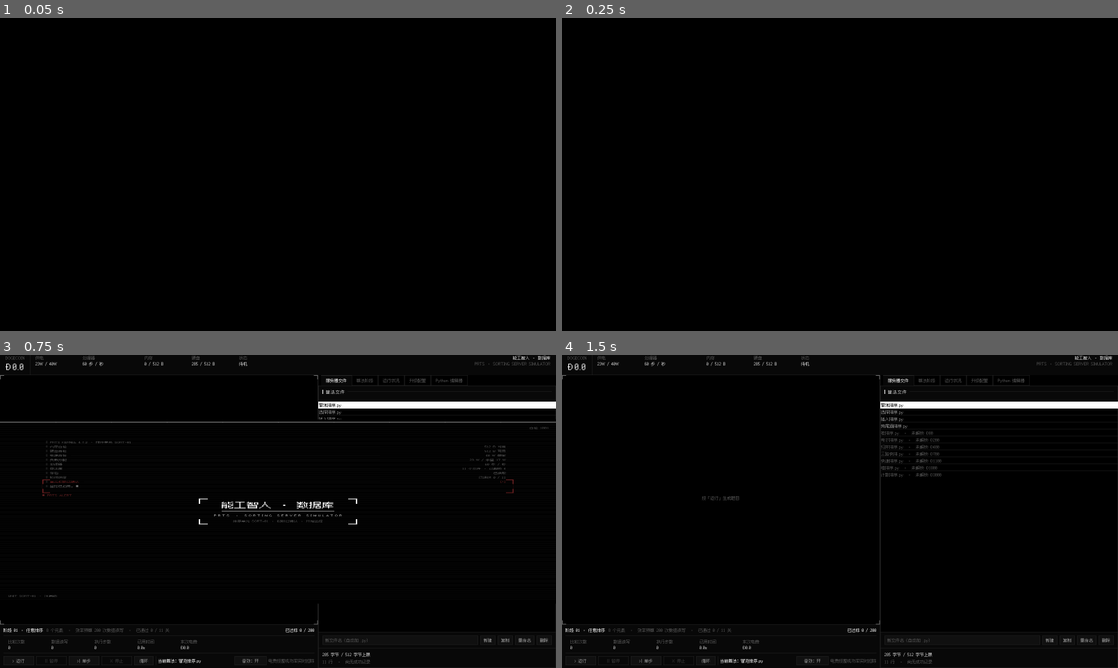
Above: before the commit, frames 1-4 (two rows, left to right).
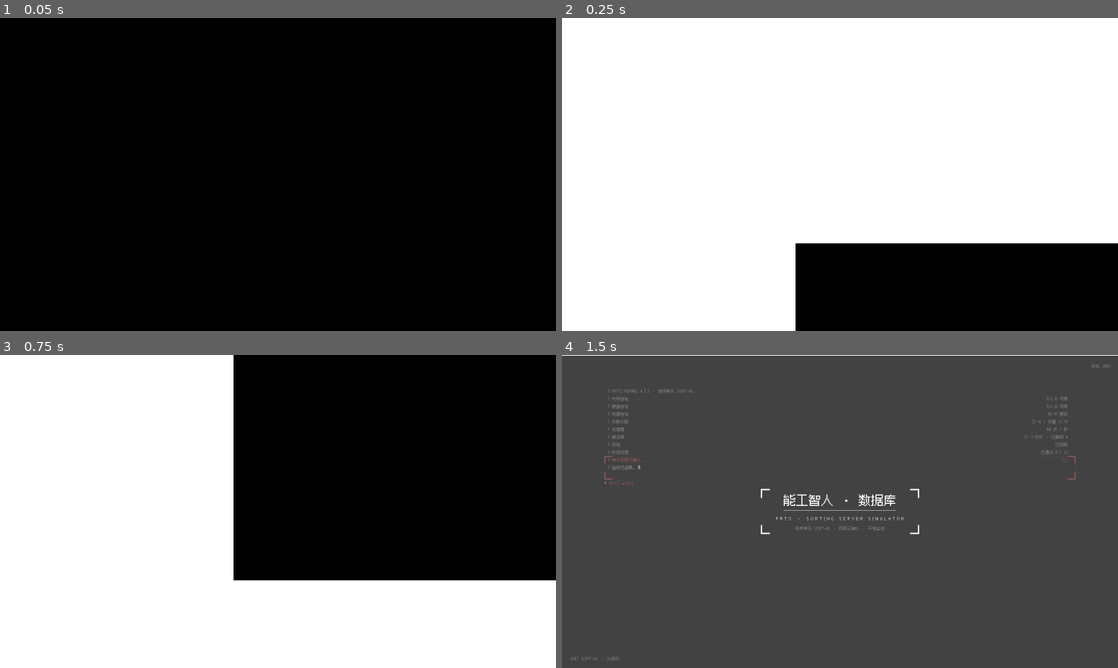
Above: after the commit, the same moments.

Repository: WWNNL/SORTING-SERVER-SIMULATOR
Game: Godot game, scene res://scenes/main.tscn
Same seed, same stepped clock (60 frames per second), same inputs: the game is played once before the commit and once after it.
Inputs (mouse positions are in pixels of both pictures, inside the frame that each line leads up to):
- Up to frame 1 (0.05 s): no input
- Up to frame 2 (0.25 s): no input
- Up to frame 3 (0.75 s): click (400, 639) at 0.52 s; type "12" at 0.6 s
- Up to frame 4 (1.5 s): tap Enter at 1.25, 1.35 s; move the mouse to (962, 495) at 1.27 s; hold Up from 1.28 s (still down); click (962, 495) at 1.42 s

Frame 1 is identical in both runs. In frame 2, 84% of the frame differs, in the area x 0-100%, y 0-100%; in frame 3, 60%; in frame 4, 99%.

Commit message:
feat: 登入界面——PRTS 接入终端，大色块翻色转场
流程变成三段：登入（你是谁、有没有权限）→ 自检（这台机器现在什么状态）
→ 界面。少了第一屏，玩家一开游戏就直接坐在控制台前，世界观里"要先接入
系统"这一层就没了。

画面是几块大色块拼出来的：左边一整块白色当招牌（PRTS + 编号条码），
右边黑底分三块信息区（单元 / 权限 / 运行记录 / 已通过，数字取自真实存档）。
出场和退场都是这几块**自己一块块翻色**：
- 出场：左块先白 → 右栏三块跟上（中间一整屏全白）→ 再一块块翻黑把版面刻出来
  → 内容落下 → 按钮亮起
- 退场：内容先清 → 一块块翻白（右下先白）→ 停一下 → 再一块块翻黑，
  最后交给自检（它从黑屏起步，接得上）
刻意不做淡入淡出：这套界面是硬边的，渐隐渐现立刻显得软——和 ErrorPopup 的
硬闪、开机动画的硬切是同一条规矩，这里把"硬"做成了大块面。

交互
- 键盘/手柄/触摸任意键登入；鼠标要按那个按钮（按钮是真控件，有自己的悬停反白）
- 出场没播完时按键只跳过出场，不算登入——那一下按下去是为了看这一屏，
  不该顺手把人送进自检
- 登入界面期间吃掉所有输入，底下的界面不会收到半截悬停状态
- 没有声音：这一段是静的，紧接着自检的低频嗡鸣才响起来

角标画法收敛到一处
- 新增 PrtsFrame.draw_brackets(CanvasItem, Rect2, ...)：开机动画和登入界面的
  角标位置每帧都在动（会拍入、会跟着色块走），挂不了控件，只能自己在 _draw 里画。
  以前开机动画里手抄过一份，就抄错了下面两个角；现在 PrtsFrame._draw 自己也走
  这一份，形状只有一个来源
- 静态函数收 CanvasItem 而不是在类里画，就是为给这两处用

时间轴
- 单帧最多推进 0.1 秒（MAX_STEP_DELTA）：异常长的一帧（拖窗口、系统卡顿、
  外部阻塞）会把整段时间轴一次性推过去，动画"闪一下就没了"。
  和 Main 里给 VM 步进预算截断 delta 是同一个道理

实测发现并修掉的
- _block_color 只写了出场和退场两支，就绪时掉进退场的时间轴，整屏被算成黑——
  左白块消失，白底上的黑字全看不见
- 右栏的小标题和角标在整屏全白那一瞬间还画着，浅灰浮在白底上像印错了一层
- 三块白拼齐和第一块翻黑写成了同一个时刻，整屏全白只有 0 秒——白拼得再齐
  玩家也看不到那一下
- 右上角的时钟只在出场相位画，一进就绪就没了（像画面掉了一块）

新增 tests/test_login.gd：分块拼满整屏且互不重叠（留缝会透出底下的主界面）、
相位时长与顺序、状态机（出场期间登入不生效）、文案跟着存档走。

Diff:
--- a/scripts/ui/boot_sequence.gd
+++ b/scripts/ui/boot_sequence.gd
@@ -61,6 +61,11 @@
 ]
 
 
+## 单帧最多按多少秒推进。异常长的一帧（拖窗口、系统卡顿、外部阻塞）会把整段
+## 时间轴一次性推过去——自检"闪一下就没了"、登入直接跳过整段转场。
+## 宁可慢一点，也不要跳（和 Main 里给 VM 步进预算截断 delta 是同一个道理）。
+const MAX_STEP_DELTA := 0.10
+
 ## 故障窗口的时刻是**算**出来的（落在某几行的落字瞬间上），见 _schedule_glitches
 const GLITCH_SPAN := [0.14, 0.10, 0.30]   ## 三处故障各自的时长
 ## 乱码用的字符。只用 ASCII：点阵中文字体里没有制表符和方块，
@@ -127,7 +132,7 @@
 
 
 func _process(delta: float) -> void:
-	advance(delta)
+	advance(minf(delta, MAX_STEP_DELTA))
 
 
 ## 推进时间轴。_process 只是转调它，测试可以直接按秒推进，不用等真实帧。
@@ -481,29 +486,6 @@
 		y += 3.0
 
 
-## 四角 L 形角标。和 PrtsFrame 同一个形状，但这里要按矩形随手画（见该类说明）。
-##
-## 每个角是"一条贴边的横臂 + 一条贴边的竖臂"。横臂的 y 必须用**边线减厚度**
-## （下边就是 bottom - thick），不能写成"下边 - 臂长"——那样下面两个角的横臂
-## 会浮到角上方 20 多像素，和竖臂接不上，看起来就是"下面的角错位了"。
-func _draw_brackets(r: Rect2, blen: float, thick: float, color: Color) -> void:
-	var left := r.position.x
-	var top := r.position.y
-	var right := r.position.x + r.size.x
-	var bottom := r.position.y + r.size.y
-	for seg in [
-		Rect2(left, top, blen, thick),
-		Rect2(left, top, thick, blen),
-		Rect2(right - blen, top, blen, thick),
-		Rect2(right - thick, top, thick, blen),
-		Rect2(left, bottom - thick, blen, thick),
-		Rect2(left, bottom - blen, thick, blen),
-		Rect2(right - blen, bottom - thick, blen, thick),
-		Rect2(right - thick, bottom - blen, thick, blen),
-	]:
-		draw_rect(seg, color)
-
-
 ## 点线：把项目名和右边的结果连起来。用 1px 点而不是虚线字符——
 ## 字符宽度在比例字体里对不齐列，点线能精确控制到像素。
 func _draw_dotted(from_x: float, to_x: float, y: float, color: Color) -> void:
@@ -647,7 +629,7 @@
 	var box := _alert_rect(w).grow(off)
 	# 1px 暗红描边 + 粗红角标，和报错弹窗同一套框（那边是 PrtsFrame 的 border + bracket）
 	draw_rect(box, _dim(C_RED_DIM, fade), false, 1.0)
-	_draw_brackets(box, 22.0, 3.0, _dim(C_RED, fade))
+	PrtsFrame.draw_brackets(self, box, 22.0, 3.0, _dim(C_RED, fade))
 	# 署名放在框**下面**：框的上沿正好压着上一行日志，写在上边会和它叠在一起
 	# （实测"阶段进度"那一行被盖掉一半）。框下是空的，放这儿谁也不碰。
 	var ly := box.position.y + box.size.y + 16.0
@@ -727,7 +709,8 @@
 	# 不跟着屏幕走：内容 400px 却框出 1300px，看着像个空盒子。
 	var bp := clampf((t - 0.02) / 0.20, 0.0, 1.0)
 	var boff := roundf(26.0 * (1.0 - bp) / 6.0) * 6.0
-	_draw_brackets(Rect2(cx - bw, ty - TITLE_BASELINE_IN, bw * 2.0, TITLE_BOX_H).grow(boff),
+	PrtsFrame.draw_brackets(self,
+		Rect2(cx - bw, ty - TITLE_BASELINE_IN, bw * 2.0, TITLE_BOX_H).grow(boff),
 		26.0, 4.0, Prts.WHITE)
 
 
--- /dev/null
+++ b/scripts/ui/login_screen.gd
@@ -0,0 +1,459 @@
+class_name LoginScreen
+extends Control
+## 登入界面：进游戏前的第一屏，PRTS 接入终端。
+##
+## 位置在开机自检**之前**：先登入（你是谁、有没有权限），再自检（这台机器
+## 现在什么状态），最后才进界面。少了这一屏，玩家一开游戏就直接坐在控制台前，
+## 世界观里"要先接入系统"这一层就没了。
+##
+## 画面是**几块大色块拼出来的**：左边一整块白色当招牌，右边黑底分三块信息区。
+## 出场和退场都是这几块**自己一块块翻色**——出场先把白块一块块拼起来（中间有
+## 一瞬间整屏全白），再一块块翻黑把版面刻出来；退场反过来，一块块翻白、停一下、
+## 再一块块翻黑，最后交给开机自检（它从黑屏起步，接得上）。
+##
+## 刻意不做淡入淡出：这套界面是硬边的，渐隐渐现立刻显得软——和 ErrorPopup 的
+## 硬闪、开机动画的硬切是同一条规矩，这里连转场也是硬的，只是把"硬"做成了
+## 大块面。
+##
+## 没有声音：这一段是静的，紧接着开机自检的低频嗡鸣才会响起来。
+## 先静一段再让机器出声，比全程都有声音更压得住。
+
+## 登入完成（退场也播完了）。Main 接这个信号挂上开机自检。
+signal finished
+
+# ---------------------------------------------------------------- 时间轴
+
+## 出场总时长：黑屏 → 白块一块块拼起来 → 一块块翻黑 → 内容落下 → 可以登入
+const T_INTRO := 0.92
+## 出场里每一块之间错开多久（拼白块和翻黑块共用这个节奏）
+const BLOCK_GAP := 0.10
+## 左块（白招牌）先亮，右栏三块随后跟上
+const INTRO_LEFT_AT := 0.08
+const INTRO_RIGHT_AT := 0.14
+## 整屏全白之后，右栏三块从这个时刻起一块块翻回黑。
+## 要留出空档：三块白拼齐是 0.34，这里要是也写 0.34，整屏全白那一瞬间
+## 就只有 0 秒——玩家永远看不到"整屏白"那一下，白拼得再齐也白拼。
+const INTRO_CARVE_AT := 0.44
+## 三块都翻黑、版面刻出来的时刻。内容一律等它——早一帧画上去，
+## 浅灰的小标题和角标会浮在整屏全白的画面上，像印错了一层。
+const INTRO_CARVE_DONE := INTRO_CARVE_AT + BLOCK_GAP * 2.0
+## 单帧最多按多少秒推进。异常长的一帧（拖窗口、系统卡顿、外部阻塞）会把整段
+## 时间轴一次性推过去——自检"闪一下就没了"、登入直接跳过整段转场。
+## 宁可慢一点，也不要跳（和 Main 里给 VM 步进预算截断 delta 是同一个道理）。
+const MAX_STEP_DELTA := 0.10
+
+## 白块上的内容、右栏的键值行、按钮，各自从什么时候出现（硬切，不淡入）
+const INTRO_LEFT_TEXT_AT := INTRO_CARVE_DONE
+const INTRO_ROWS_AT := INTRO_CARVE_DONE + 0.04
+const ROW_GAP := 0.05
+const INTRO_BUTTON_AT := 0.86
+
+## 退场总时长：内容清空 → 一块块翻白 → 停一下 → 一块块翻黑
+const T_OUT := 0.80
+## 内容（字与按钮）先清掉，再开始翻块
+const OUT_CLEAR := 0.06
+## 翻白：从右下往左上，一块块来
+const OUT_WHITE_AT := 0.10
+const OUT_WHITE_GAP := 0.09
+## 整屏全白之后停一下，再翻黑（正序，左上先黑）
+const OUT_HOLD := 0.12
+const OUT_BLACK_GAP := 0.07
+
+# ---------------------------------------------------------------- 配色
+
+## 白块上的次级文字。整套界面只有黑白灰，白底上的"暗"就用中灰。
+const INK_DIM := Color("#555555")
+
+# ---------------------------------------------------------------- 版面
+## 左白块占多宽（其余是右栏）。这个比例同时也是**分块线**：
+## 转场时翻的就是这几块，版面本身和转场是同一套格子。
+const LEFT_W := 0.42
+## 右栏内容离分块线的左边距、离屏幕右边的右边距
+const RIGHT_PAD_L := 72.0
+const RIGHT_PAD_R := 72.0
+## 左块里文字离块左边的距离（占屏宽）
+const LEFT_PAD := 0.06
+
+enum { ST_INTRO, ST_READY, ST_OUT }
+
+var _btn: Button = null
+## 右栏的键值行（[{key, value}, ...]），_ready 里取一次就定住——
+## 数字来自存档，登入这几十秒里不会变，没必要每帧重取。
+var _rows: Array = []
+var _title_font: FontVariation = null
+var _sub_font: FontVariation = null
+
+var _state := ST_INTRO
+var _t := 0.0
+var _finished := false
+
+
+func _init() -> void:
+	set_anchors_preset(Control.PRESET_FULL_RECT)
+	# 压住报错弹窗（300）与开机动画（500）：登入是这一屏最上层的浮层
+	z_index = 600
+	mouse_filter = Control.MOUSE_FILTER_STOP
+
+
+func _ready() -> void:
+	set_anchors_preset(Control.PRESET_FULL_RECT)
+	_title_font = Prts.spaced_font(Prts.body_font(), 8)
+	_sub_font = Prts.spaced_font(Prts.body_font(), 4)
+	_rows = _build_rows()
+	_build_button()
+	resized.connect(_layout)
+	_layout()
+	set_process(true)
+
+
+func _process(delta: float) -> void:
+	advance(minf(delta, MAX_STEP_DELTA))
+
+
+## 推进时间轴。_process 只是转调它，测试可以直接按秒推进，不用等真实帧。
+func advance(delta: float) -> void:
+	if _finished:
+		return
+	_t += delta
+	match _state:
+		ST_INTRO:
+			if _t >= T_INTRO:
+				_enter_ready()
+		ST_OUT:
+			if _t >= T_OUT:
+				_finish()
+				return
+	_refresh_button()
+	queue_redraw()
+
+
+## 登入。切到退场相位：内容清掉、几块大色块一块块翻白，停一下再翻回黑，
+## 最后交给开机自检。只有"就绪"之后才认——出场还没播完就按键不算登入
+## （那一下是跳过出场，见 _input）。
+func login() -> void:
+	if _state != ST_READY:
+		return
+	_state = ST_OUT
+	_t = 0.0
+	_refresh_button()
+	queue_redraw()
+
+
+func is_finished() -> bool:
+	return _finished
+
+
+## 已播时长与当前相位。测试用：不必去读私有字段。
+func elapsed() -> float:
+	return _t
+
+
+func state() -> int:
+	return _state
+
+
+# ================================================================ 分块
+
+## 屏幕的四个分块（左白块 + 右栏三段）。出场/退场翻的就是它们——
+## 版面本身由这几块拼出来，转场翻的也是同一套格子，不另做一套特效。
+##
+## 做成静态纯函数（只吃宽高）：测试可以拿真实的 1600×900 验"拼满、不重叠"，
+## 而这正是最要命的一条——留一条缝，底下的主界面就会从缝里透出来。
+static func blocks(w: float, h: float) -> Array:
+	var lw := w * LEFT_W
+	return [
+		Rect2(0.0, 0.0, lw, h),
+		Rect2(lw, 0.0, w - lw, h * 0.30),
+		Rect2(lw, h * 0.30, w - lw, h * 0.42),
+		Rect2(lw, h * 0.72, w - lw, h * 0.28),
+	]
+
+
+## 一块在这一帧该是什么颜色。
+##
+## 出场：左块先白，右栏三块跟着白（一瞬间整屏全白），再一块块翻回黑。
+## 退场：倒序翻白（右下先白），停一下，正序翻黑。
+func _block_color(i: int) -> Color:
+	if _state == ST_INTRO:
+		if i == 0:
+			return Prts.WHITE if _t >= INTRO_LEFT_AT else Prts.BLACK
+		if _t < INTRO_RIGHT_AT + BLOCK_GAP * float(i - 1):
+			return Prts.BLACK
+		if _t < INTRO_CARVE_AT + BLOCK_GAP * float(i - 1):
+			return Prts.WHITE
+		return Prts.BLACK
+
+	if _state == ST_READY:
+		# 就绪时的块色就是版面本身：左块白、右栏黑。这一支不能漏——
+		# 漏了会掉进退场的时间轴，就绪时整屏被算成黑，白块和上面的黑字全没了。
+		return Prts.WHITE if i == 0 else Prts.BLACK
+
+	# 退场
+	var last := float(blocks(size.x, size.y).size() - 1)
+	var white_at := OUT_WHITE_AT + OUT_WHITE_GAP * (last - float(i))
+	var black_at := OUT_WHITE_AT + OUT_WHITE_GAP * last + OUT_HOLD + OUT_BLACK_GAP * float(i)
+	if _t >= black_at:
+		return Prts.BLACK
+	if _t >= white_at:
+		return Prts.WHITE
+	return Prts.WHITE if i == 0 else Prts.BLACK
+
+
+## 内容（白块上的字、右栏的键值行、按钮）现在该不该画。
+## 退场一开始就把内容清掉：翻块的时候画面上只剩色块。
+func _content_visible() -> bool:
+	if _state == ST_OUT:
+		return _t < OUT_CLEAR
+	return true
+
+
+# ================================================================ 版面与交互
+
+func _build_button() -> void:
+	_btn = Prts.button("登入系统")
+	_btn.custom_minimum_size = Vector2(0, 56)
+	# 24px 是点阵字体的合法字号（12 的整数倍），也是这套界面里第二大的字
+	_btn.add_theme_font_size_override("font_size", Prts.FS_BIG)
+	_btn.pressed.connect(login)
+	_btn.visible = false
+	add_child(_btn)
+
+
+## 按钮摆右栏下方。界面其余部分都是 _draw 画的，只有按钮是真控件
+## （要它自己的悬停/按下反白），所以位置得自己算。
+func _layout() -> void:
+	if _btn == null:
+		return
+	var w := size.x
+	var h := size.y
+	var x0 := w * LEFT_W + RIGHT_PAD_L
+	_btn.position = Vector2(roundf(x0), roundf(h * 0.58))
+	_btn.size = Vector2(roundf(minf(360.0, w - RIGHT_PAD_R - x0)), 56.0)
+
+
+## 出场还没播完时，按钮不出现也不吃点击。
+func _refresh_button() -> void:
+	if _btn == null:
+		return
+	var want := _state == ST_READY or (_state == ST_INTRO and _t >= INTRO_BUTTON_AT)
+	if _btn.visible != want:
+		_btn.visible = want
+
+
+func _enter_ready() -> void:
+	_state = ST_READY
+	_t = T_INTRO
+	_refresh_button()
+	queue_redraw()
+
+
+## 右栏的键值行。数字取自真实存档（和开机自检同一套取法），
+## 取不到 autoload 就退回"一台新机器"——headless 测试里就是这种情况。
+func _build_rows() -> Array:
+	var game: Variant = null
+	if is_inside_tree():
+		game = get_node_or_null("/root/Game")
+	var runs := 0
+	var cleared := 0
+	if game != null:
+		runs = int((game.stats as Dictionary).get("runs", 0))
+		cleared = int(game.cleared)
+	return rows_for(runs, cleared, ServerSpec.stage_count())
+
+
+## 键值行的文案。纯函数（不碰 Game），测试可以直接喂数字进来。
+static func rows_for(runs: int, cleared: int, stages: int) -> Array:
+	return [
+		["单元", "SORT-01"],
+		["权限", "待确认"],
+		["运行记录", "%s 次" % Prts.comma(runs)],
+		["已通过", "%d / %d 关" % [cleared, stages]],
+	]
+
+
+func rows() -> Array:
+	return _rows
+
+
+# ================================================================ 输入
+
+## 登入界面期间把所有输入都吃掉（含鼠标移动）：底下的界面正在被盖住，
+## 让它收到一半输入、再被盖住，只会在登入结束时留下一堆悬停状态。
+##
+## 鼠标左键**不算登入**（要按就按那个按钮，见 _build_button）；键盘/手柄/
+## 触摸任意键算——终端前的"按任意键继续"。
+func _input(event: InputEvent) -> void:
+	if _finished:
+		return
+	var any_key := false
+	var mouse_click := false
+	if event is InputEventKey:
+		var k := event as InputEventKey
+		any_key = k.pressed and not k.echo
+	elif event is InputEventMouseButton:
+		mouse_click = (event as InputEventMouseButton).pressed
+	elif event is InputEventJoypadButton:
+		any_key = (event as InputEventJoypadButton).pressed
+	elif event is InputEventScreenTouch:
+		any_key = (event as InputEventScreenTouch).pressed
+	get_viewport().set_input_as_handled()
+
+	if _state == ST_INTRO:
+		# 出场没播完：这一下只是"跳过出场"，不算登入。快进到就绪，
+		# 玩家想看的就是那一屏，别让他白按一次。
+		if any_key or mouse_click:
+			_enter_ready()
+		return
+	if any_key:
+		login()
+
+
+func _finish() -> void:
+	if _finished:
+		return
+	_finished = true
+	finished.emit()
+	# 自己消失。注意 Main 是在 finished 里**同步**挂上开机自检的：
+	# 晚一帧的话，登入已经销毁、自检还没建，会闪一下底下的主界面。
+	queue_free()
+
+
+# ================================================================ 绘制
+
+func _draw() -> void:
+	var w := size.x
+	var h := size.y
+	if w < 64.0 or h < 64.0:
+		return
+	var font := Prts.body_font()
+	var show_content := _content_visible()
+
+	# 先铺满黑：块与块之间**不能有缝**（缝里会透出底下的主界面），
+	# 底下垫一层黑，万一某块算小了也看不出来。
+	draw_rect(Rect2(-12.0, -12.0, w + 24.0, h + 24.0), Prts.BLACK)
+
+	var bs := blocks(w, h)
+	for i in bs.size():
+		draw_rect(bs[i], _block_color(i))
+
+	if not show_content:
+		return
+	_draw_left(w, h, font)
+	_draw_right(w, h, font)
+	_draw_chrome(w, h, font)
+
+
+# ---------------------------------------------------------------- 左白块
+
+## 左边那一整块白：招牌。白底黑字，只放最少的字——
+## 这一块的作用是"色块"本身，字多了就变成一张卡片了。
+func _draw_left(w: float, h: float, font: Font) -> void:
+	if _state == ST_INTRO and _t < INTRO_LEFT_TEXT_AT:
+		return
+	var x := w * LEFT_PAD
+	var base := h * 0.40
+
+	draw_string(_title_font, Vector2(roundf(x), roundf(base)), "PRTS",
+		HORIZONTAL_ALIGNMENT_LEFT, -1.0, Prts.FS_HUGE, Prts.BLACK)
+	draw_rect(Rect2(roundf(x), roundf(base) + 18.0, w * LEFT_W - x - w * 0.06, 2.0),
+		Prts.BLACK)
+	draw_string(font, Vector2(roundf(x), roundf(base) + 56.0), "排序单元接入终端",
+		HORIZONTAL_ALIGNMENT_LEFT, -1.0, Prts.FS_BIG, Prts.BLACK)
+	draw_string(_sub_font, Vector2(roundf(x), roundf(base) + 84.0), "SORTING UNIT ACCESS",
+		HORIZONTAL_ALIGNMENT_LEFT, -1.0, Prts.FS_SMALL, INK_DIM)
+
+	# 底部的条码 + 编号：机器可读的那一套，也把白块下半部的空白填住
+	_draw_barcode(roundf(x), h * 0.76, w * LEFT_W - x - w * 0.06)
+	draw_string(font, Vector2(roundf(x), h * 0.86), "SORT-01 · BUILD 4.7.2",
+		HORIZONTAL_ALIGNMENT_LEFT, -1.0, Prts.FS_SMALL, Prts.BLACK)
+
+
+## 机器可读的编号条。固定种子：图案每次开机一样，它是这块版面的装饰，
+## 每次都不一样只会显得像噪点。
+func _draw_barcode(x: float, y: float, w: float) -> void:
+	var rng := RandomNumberGenerator.new()
+	rng.seed = 0x534f5254     # "SORT"
+	var cx := x
+	while cx < x + w:
+		var bw := float(rng.randi_range(2, 6))
+		if rng.randf() < 0.28:
+			bw = 1.0
+		draw_rect(Rect2(roundf(cx), roundf(y), bw, 26.0), Prts.BLACK)
+		cx += bw + float(rng.randi_range(2, 5))
+
+
+# ---------------------------------------------------------------- 右栏
+
+## 右栏：接入终端的本体。小节标题 + 键值行 + 登入按钮，
+## 外面套一圈 PRTS 的四角角标（和可视化面板、报错弹窗同一个装饰）。
+func _draw_right(w: float, h: float, font: Font) -> void:
+	if not _right_visible():
+		return
+	var x0 := w * LEFT_W + RIGHT_PAD_L
+	var x1 := w - RIGHT_PAD_R
+	var head := h * 0.16
+
+	# 四角角标把整栏框住。_draw_brackets 是和 PrtsFrame 共用的那一份
+	# （以前开机动画里抄过一遍，抄错了下面两个角——所以现在只有一份实现）。
+	PrtsFrame.draw_brackets(self, Rect2(x0 - 40.0, h * 0.12, (x1 - x0) + 80.0, h * 0.60),
+		24.0, 3.0, Prts.FRAME_IDLE)
+
+	# 小节标题：左边一条白竖杠 + 标题 + 右边延伸到底的细线（同 Prts.section）
+	draw_rect(Rect2(roundf(x0), roundf(head) - 12.0, 3.0, 14.0), Prts.WHITE)
+	draw_string(font, Vector2(roundf(x0) + 12.0, roundf(head)), "接入终端 · ACCESS TERMINAL",
+		HORIZONTAL_ALIGNMENT_LEFT, -1.0, Prts.FS_SMALL, Prts.TEXT_HI)
+	draw_rect(Rect2(roundf(x0), roundf(head) + 14.0, x1 - x0, 1.0), Prts.LINE)
+
+	# 键值行：左键右值，一行行往下落（每行自己的时刻，硬切）
+	for i in _rows.size():
+		if _state == ST_INTRO and _t < INTRO_ROWS_AT + ROW_GAP * float(i):
+			continue
+		var y := h * 0.26 + 30.0 * float(i)
+		var row: Array = _rows[i]
+		draw_string(font, Vector2(roundf(x0), roundf(y)), String(row[0]),
+			HORIZONTAL_ALIGNMENT_LEFT, -1.0, Prts.FS_SMALL, Prts.DIM)
+		draw_string(font, Vector2(roundf(x0), roundf(y)), String(row[1]),
+			HORIZONTAL_ALIGNMENT_RIGHT, x1 - x0, Prts.FS_SMALL, Prts.WHITE)
+
+	# 按钮下面的提示 + 闪动的光标（"可以按了"的信号）
+	if not _hint_visible():
+		return
+	var hy := h * 0.58 + 56.0 + 30.0
+	draw_string(font, Vector2(roundf(x0), roundf(hy)), "点击按钮，或按任意键",
+		HORIZONTAL_ALIGNMENT_LEFT, -1.0, Prts.FS_SMALL, Prts.DIM)
+	if _state == ST_READY and _blink_on():
+		draw_rect(Rect2(roundf(x0) + 190.0, roundf(hy) - 11.0, 6.0, 12.0), Prts.WHITE)
+
+
+
+## 右栏（角标、小节标题、细线、键值行）等三块都翻黑之后才画。
+func _right_visible() -> bool:
+	return _state != ST_INTRO or _t >= INTRO_CARVE_DONE
+
+
+## 提示行和光标跟着按钮一起出现，退场一开始就跟内容一起清掉。
+func _hint_visible() -> bool:
+	return _state == ST_READY or _t >= INTRO_BUTTON_AT
+
+
+## 角上的小字：右上角是当前时间（真取系统时间——这台终端是"活"的），
+## 右下角是授权提示。两处跟着右栏的内容一起出现，之后一直在——
+## 只在出场相位画的话，一进就绪时钟就没了，像画面掉了一块。
+func _draw_chrome(w: float, h: float, font: Font) -> void:
+	if _state == ST_INTRO and _t < INTRO_ROWS_AT:
+		return
+	draw_string(font, Vector2(w - RIGHT_PAD_R - 240.0, 44.0), _now_text(),
+		HORIZONTAL_ALIGNMENT_RIGHT, 240.0, Prts.FS_SMALL, Prts.DIM)
+	draw_string(font, Vector2(w - RIGHT_PAD_R - 240.0, h - 22.0), "仅授权单元可接入",
+		HORIZONTAL_ALIGNMENT_RIGHT, 240.0, Prts.FS_SMALL, Prts.LINE_HI)
+
+
+static func _now_text() -> String:
+	var d := Time.get_datetime_dict_from_system()
+	return "%04d-%02d-%02d %02d:%02d:%02d" % [
+		int(d["year"]), int(d["month"]), int(d["day"]),
+		int(d["hour"]), int(d["minute"]), int(d["second"])]
+
+
+func _blink_on() -> bool:
+	return fmod(_t, 1.0) < 0.55
--- a/scripts/ui/main.gd
+++ b/scripts/ui/main.gd
@@ -96,6 +96,8 @@
 var _tab_press_index := -1
 ## 拖动时跟着光标走的那张小卡片（见 TabDragGhost）
 var _tab_ghost: TabDragGhost
+## 登入界面。播完自己销毁，这里跟着置空（见 LoginScreen）。
+var _login: LoginScreen = null
 ## 开机自检动画。播完自己销毁，这里跟着置空（见 BootSequence）。
 var _boot: BootSequence = null
 
@@ -139,9 +141,19 @@
 	_clear_task()
 	_emit_state()
 
-	# 开机自检动画：压在界面之上播一遍，播完自己销毁（见 BootSequence）。
-	# 放在最后：底下的界面得已经搭好（它就是动画结束后露出来的那一屏），
-	# 上面那几条开机横幅也已经进了控制台——玩家跳过动画时它们就在那儿。
+	# 先登入，再自检，最后才露出界面（都是压在界面之上的浮层，播完自销毁）。
+	# 顺序不能反：登入是"你是谁、有没有权限"，自检是"这台机器现在什么状态"。
+	# 两个都放在最后创建：底下的界面得已经搭好（它就是这两层播完之后露出来的
+	# 那一屏），上面那几条开机横幅也已经进了控制台——玩家跳过时它们就在那儿。
+	_login = LoginScreen.new()
+	_login.finished.connect(_on_login_finished)
+	add_child(_login)
+
+
+func _on_login_finished() -> void:
+	_login = null
+	# 登入的退场以整屏黑收尾，自检从黑屏起步，接得上；而且这里必须**同步**
+	# 把它挂上：晚一帧的话，登入已经销毁、自检还没建，会闪一下底下的主界面。
 	_boot = BootSequence.new()
 	_boot.finished.connect(_on_boot_finished)
 	add_child(_boot)
@@ -621,6 +633,11 @@
 	return _error_popup
 
 
+## 登入界面节点。播完自己销毁，这里会变成 null（测试与调试用）。
+func login() -> LoginScreen:
+	return _login
+
+
 ## 开机动画节点。播完自己销毁，这里会变成 null（测试与调试用）。
 func boot() -> BootSequence:
 	return _boot
--- a/scripts/ui/prts_frame.gd
+++ b/scripts/ui/prts_frame.gd
@@ -44,23 +44,34 @@
 	if bracket_len <= 0:
 		return
 
-	var L := float(bracket_len)
-	var T := float(thickness)
-	var x1 := w - L
-	var y1 := h - L
+	draw_brackets(self, Rect2(0, 0, w, h), float(bracket_len), float(thickness), bracket_color)
 
-	# 左上
-	draw_rect(Rect2(0, 0, L, T), bracket_color)
-	draw_rect(Rect2(0, 0, T, L), bracket_color)
-	# 右上
-	draw_rect(Rect2(x1, 0, L, T), bracket_color)
-	draw_rect(Rect2(w - T, 0, T, L), bracket_color)
-	# 左下
-	draw_rect(Rect2(0, h - T, L, T), bracket_color)
-	draw_rect(Rect2(0, y1, T, L), bracket_color)
-	# 右下
-	draw_rect(Rect2(x1, h - T, L, T), bracket_color)
-	draw_rect(Rect2(w - T, y1, T, L), bracket_color)
+
+## 四角 L 形角标。每个角是"一条贴边的横臂 + 一条贴边的竖臂"——
+## 横臂的 y 必须用**边线减厚度**（下边就是 bottom - thick），不能写成
+## "下边 - 臂长"：那样下面两个角的横臂会浮到角上方 20 多像素，和竖臂接不上，
+## 看起来就是"下面的角画错了"（开机动画里手抄过一遍，就抄错在这里）。
+##
+## 做成静态函数是为了给"不是 PrtsFrame 的绘制方"用：开机动画和登入界面的
+## 角标位置每帧都在动（会拍入、会跟着色块走），挂不了控件，只能自己在 _draw
+## 里画。传 CanvasItem 进来而不是在类里画，就是为这个。
+static func draw_brackets(ci: CanvasItem, r: Rect2, blen: float, thick: float,
+		color: Color) -> void:
+	var left := r.position.x
+	var top := r.position.y
+	var right := r.position.x + r.size.x
+	var bottom := r.position.y + r.size.y
+	for seg in [
+		Rect2(left, top, blen, thick),
+		Rect2(left, top, thick, blen),
+		Rect2(right - blen, top, blen, thick),
+		Rect2(right - thick, top, thick, blen),
+		Rect2(left, bottom - thick, blen, thick),
+		Rect2(left, bottom - blen, thick, blen),
+		Rect2(right - blen, bottom - thick, blen, thick),
+		Rect2(right - thick, bottom - blen, thick, blen),
+	]:
+		ci.draw_rect(seg, color)
 
 
 ## 便捷挂载
--- /dev/null
+++ b/tests/test_login.gd
@@ -0,0 +1,165 @@
+extends SceneTree
+## 登入界面的逻辑体检。headless 运行：
+##   godot --headless --path <项目> --script res://tests/test_login.gd
+##
+## 只测**能测的那一半**：分块几何、相位时长、状态机、文案。
+## 画面（白块拼起来、一块块翻黑、整屏翻白再翻黑）和输入要靠实机看，
+## headless 里既没有绘制也没有窗口。
+##
+## 最要命的一条是分块几何：留一条缝、或者两块叠上，底下的主界面就会从缝里
+## 透出来（或叠出一块颜色不对的边）——而这一屏是**铺满整屏**的浮层，
+## 几何错一点就是"画面坏了"，不是"位置偏了"。
+
+var _pass := 0
+var _fail := 0
+
+## 真实窗口是 1600×936（视口 1600×900，aspect=expand 让高度多出一点），
+## 几何按屏占比算，所以两个尺寸都要验。
+const SIZES := [Vector2(1600, 900), Vector2(1600, 936)]
+
+
+func _initialize() -> void:
+	print("=== 能工智人·数据库 / 登入界面测试 ===\n")
+
+	_test_blocks()
+	_test_phases()
+	_test_state_machine()
+	_test_rows()
+
+	print("\n=== 通过 %d / 失败 %d ===" % [_pass, _fail])
+	quit(1 if (_fail > 0 or _pass == 0) else 0)
+
+
+# ---------------------------------------------------------------- 分块几何
+
+func _test_blocks() -> void:
+	for sz in SIZES:
+		var bs := LoginScreen.blocks(sz.x, sz.y)
+		var area := 0.0
+		var overlaps := false
+		var out_of_screen := false
+		for i in bs.size():
+			var r: Rect2 = bs[i]
+			area += r.size.x * r.size.y
+			if r.position.x < -0.01 or r.position.y < -0.01 \
+					or r.end.x > sz.x + 0.01 or r.end.y > sz.y + 0.01:
+				out_of_screen = true
+			for j in range(i + 1, bs.size()):
+				if r.intersects(bs[j]):
+					overlaps = true
+		_test("分块拼满 %d×%d、互不重叠" % [int(sz.x), int(sz.y)],
+			bs.size() >= 4 and is_equal_approx(area, sz.x * sz.y)
+				and not overlaps and not out_of_screen,
+			"%d 块，面积 %.0f / %.0f" % [bs.size(), area, sz.x * sz.y])
+
+	# 左白块必须是**整条**：它是招牌，被切成两半就不成样子了
+	var b: Rect2 = LoginScreen.blocks(1600.0, 900.0)[0]
+	_test("左白块占满整高",
+		is_equal_approx(b.position.y, 0.0) and is_equal_approx(b.size.y, 900.0)
+			and is_equal_approx(b.position.x, 0.0),
+		"%.0f×%.0f @ (%.0f, %.0f)" % [b.size.x, b.size.y, b.position.x, b.position.y])
+
+
+# ---------------------------------------------------------------- 时间轴
+
+func _test_phases() -> void:
+	_test("出场不到 1.5 秒",
+		LoginScreen.T_INTRO > 0.4 and LoginScreen.T_INTRO < 1.5,
+		"%.2f 秒（要够看清几块色块翻完，又不能让人干等）" % LoginScreen.T_INTRO)
+	_test("退场不到 1.2 秒",
+		LoginScreen.T_OUT > 0.5 and LoginScreen.T_OUT < 1.2,
+		"%.2f 秒" % LoginScreen.T_OUT)
+
+	# 出场里"整屏全白"的那一瞬间：三块白要全部拼上，才轮到翻黑
+	var last_white := LoginScreen.INTRO_RIGHT_AT + LoginScreen.BLOCK_GAP * 2.0
+	_test("白块拼齐之后才翻黑",
+		last_white < LoginScreen.INTRO_CARVE_AT,
+		"最后一块白 %.2f → 第一块翻黑 %.2f" % [last_white, LoginScreen.INTRO_CARVE_AT])
+
+	# 内容要在翻黑之后才出现，否则字会被"翻黑"那一下盖掉又冒出来
+	_test("文字在翻块之后才落下",
+		LoginScreen.INTRO_LEFT_TEXT_AT >= LoginScreen.INTRO_CARVE_AT
+			and LoginScreen.INTRO_ROWS_AT >= LoginScreen.INTRO_CARVE_AT + LoginScreen.BLOCK_GAP * 2.0,
+		"左块文字 %.2f、右栏 %.2f" % [LoginScreen.INTRO_LEFT_TEXT_AT, LoginScreen.INTRO_ROWS_AT])
+
+	# 退场：翻白要全部走完，才轮到停一下、再翻黑
+	var white_done := LoginScreen.OUT_WHITE_AT + LoginScreen.OUT_WHITE_GAP * 3.0
+	var black_start := white_done + LoginScreen.OUT_HOLD
+	_test("翻白走完再翻黑",
+		black_start > white_done and black_start + LoginScreen.OUT_BLACK_GAP * 3.0 < LoginScreen.T_OUT,
+		"翻白到 %.2f、停 %.2f、翻黑到 %.2f、结束 %.2f"
+			% [white_done, LoginScreen.OUT_HOLD, black_start + LoginScreen.OUT_BLACK_GAP * 3.0,
+				LoginScreen.T_OUT])
+
+
+# ---------------------------------------------------------------- 状态机
+
+func _test_state_machine() -> void:
+	var l: LoginScreen = LoginScreen.new()
+
+	_test("开局是出场相位", l.state() == LoginScreen.ST_INTRO, "state=%d" % l.state())
+
+	# 出场没播完时按"登入"不算数——那一下是跳过出场（见 _input），不是登入
+	l.login()
+	_test("出场期间登入不生效",
+		l.state() == LoginScreen.ST_INTRO,
+		"state=%d（必须等按钮出现）" % l.state())
+
+	l.advance(LoginScreen.T_INTRO - 0.01)
+	_test("出场没走完仍是出场",
+		l.state() == LoginScreen.ST_INTRO, "t=%.2f" % l.elapsed())
+
+	l.advance(0.02)
+	_test("出场走完进就绪",
+		l.state() == LoginScreen.ST_READY, "t=%.2f" % l.elapsed())
+
+	l.login()
+	_test("就绪之后登入切到退场",
+		l.state() == LoginScreen.ST_OUT, "state=%d" % l.state())
+
+	l.advance(LoginScreen.T_OUT - 0.01)
+	_test("退场走完前仍未结束",
+		not l.is_finished() and l.state() == LoginScreen.ST_OUT, "t=%.2f" % l.elapsed())
+
+	l.free()
+
+
+# ---------------------------------------------------------------- 文案
+
+func _test_rows() -> void:
+	var rows := LoginScreen.rows_for(0, 0, 11)
+	_test("键值行够撑起右栏", rows.size() >= 4, "%d 行" % rows.size())
+
+	var shaped := true
+	for r in rows:
+		if not (r is Array) or (r as Array).size() != 2:
+			shaped = false
+		elif String((r as Array)[0]).is_empty() or String((r as Array)[1]).is_empty():
+			shaped = false
+	_test("每行都是键 + 值", shaped, "字段齐全")
+
+	var joined := _join(rows)
+	_test("权限一栏写着待确认",
+		joined.contains("待确认"), "登入前不该自称已授权")
+
+	var big := LoginScreen.rows_for(1234, 10, 11)
+	_test("运行次数按千分位写",
+		_join(big).contains("1,234 次"), "1234 → 1,234 次")
+	_test("进度写成 已通过 x / y 关",
+		_join(big).contains("10 / 11 关"), "10 / 11 关")
+
+
+func _join(rows: Array) -> String:
+	var parts := PackedStringArray()
+	for r in rows:
+		parts.append("%s %s" % [String((r as Array)[0]), String((r as Array)[1])])
+	return " | ".join(parts)
+
+
+func _test(name: String, ok: bool, detail: String) -> void:
+	if ok:
+		_pass += 1
+		print("  [通过] %-26s %s" % [name, detail])
+		return
+	_fail += 1
+	print("  [失败] %-26s %s" % [name, detail])
Not shown, added: scripts/ui/login_screen.gd.uid
Not shown, added: tests/test_login.gd.uid
